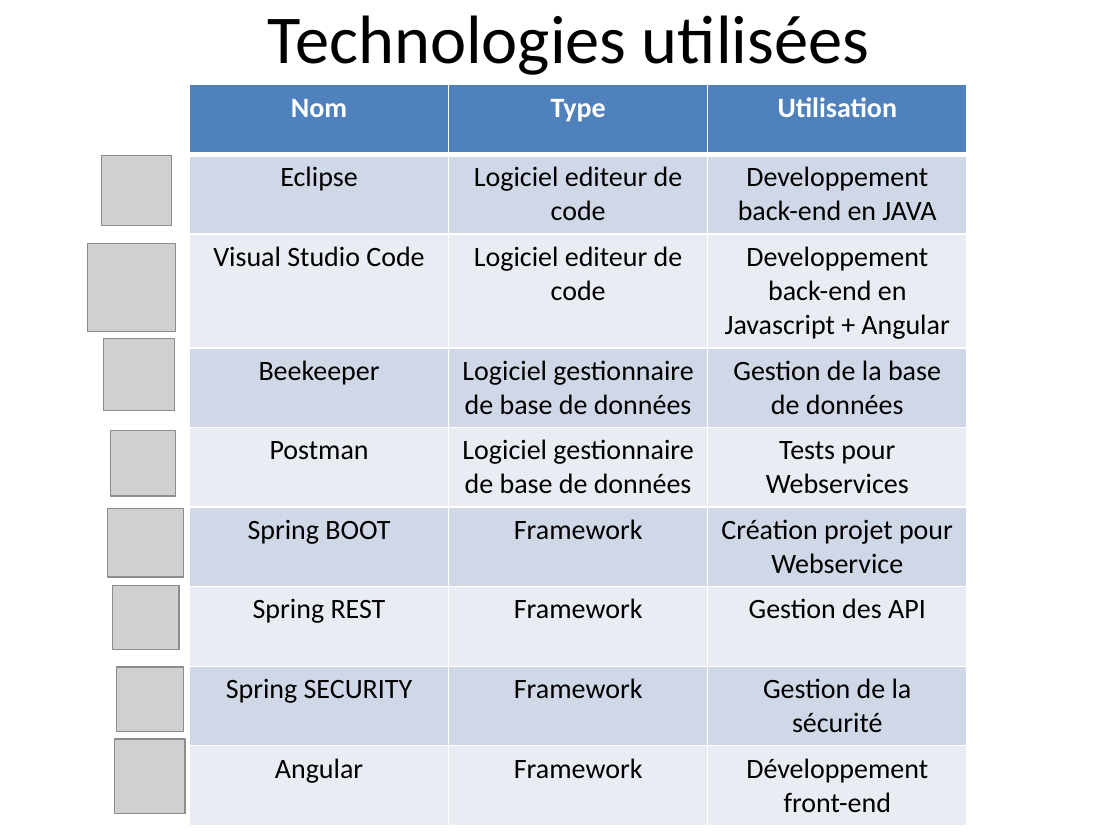
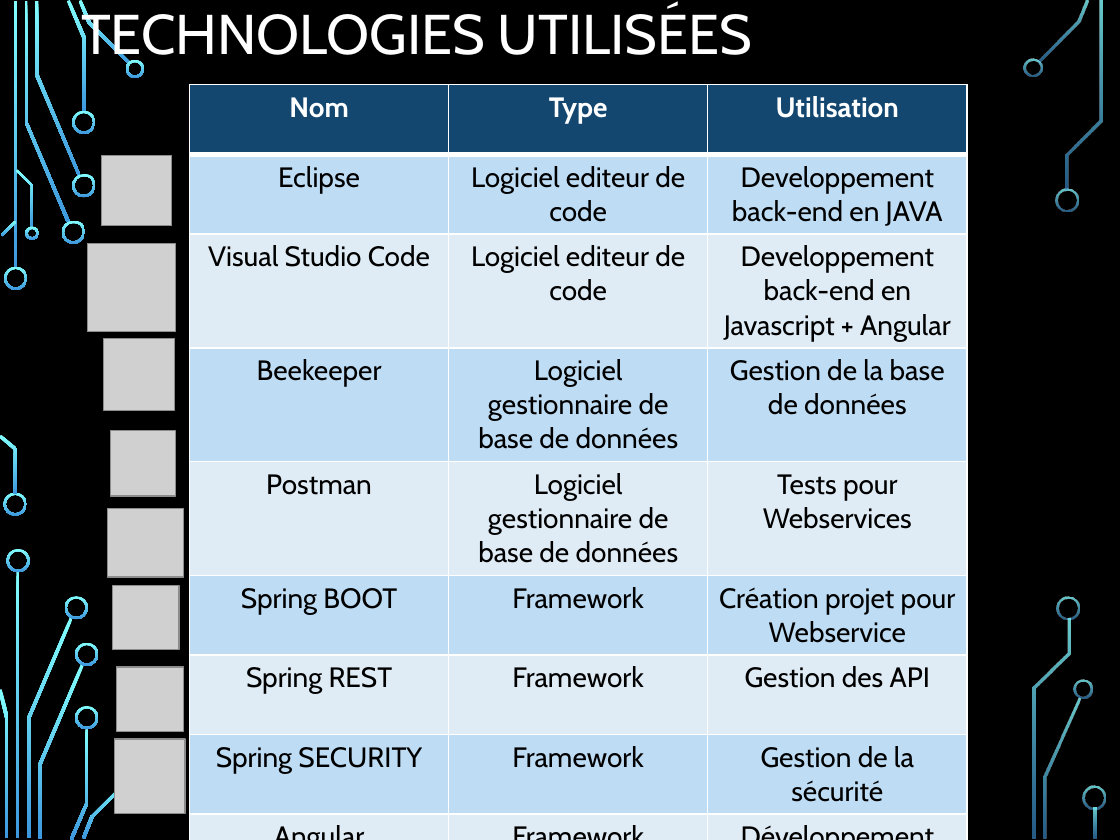
Before and after one commit to NicoPerret/projet-echec, a slide deck: slide 5 of Diapo présentation projet.pptx (slide 4 before the commit). Drawn at 1120x840 pixels with LibreOffice and Linux fonts; fonts in the diff are those of the drawing; grey boxes stand for pictures; background and template pictures are left out. Boxes give left, top, right and bottom in pixels: in the first picture for what was removed or moved away, otherwise in the second. Text is boxed around its words. In the diff, an @@ line names an element or a change of style, - is before the commit and + after.

```diff
--- a/Diapo présentation projet.pptx
+++ b/Diapo présentation projet.pptx
@@ background #FFFFFF to picture (left out) @@
@@ title at (x1=81, y1=6, x2=752, y2=66): text changed; size 44 to 36 pt; font Calibri to Cabin; text colour #000000 to #FFFFFF @@
-Technologies utilisées
+TECHNOLOGIES UTILISÉES
@@ table at (x1=189, y1=85, x2=965, y2=815) @@
@@ fill #4F81BD to #134770 in row 1 @@
@@ fill #D0D8E8 to #BEDCF4 in 12 cells @@
@@ fill #E9EDF4 to #E0ECF5 in 12 cells @@
@@ font Calibri to Cabin @@
@@ group added at (x1=0, y1=0, x2=1105, y2=840): 32 freeform shapes, 3 rectangles @@
```
Also in this commit, not shown: 4 other slides changed, 10 slides added, 2 slides removed.
